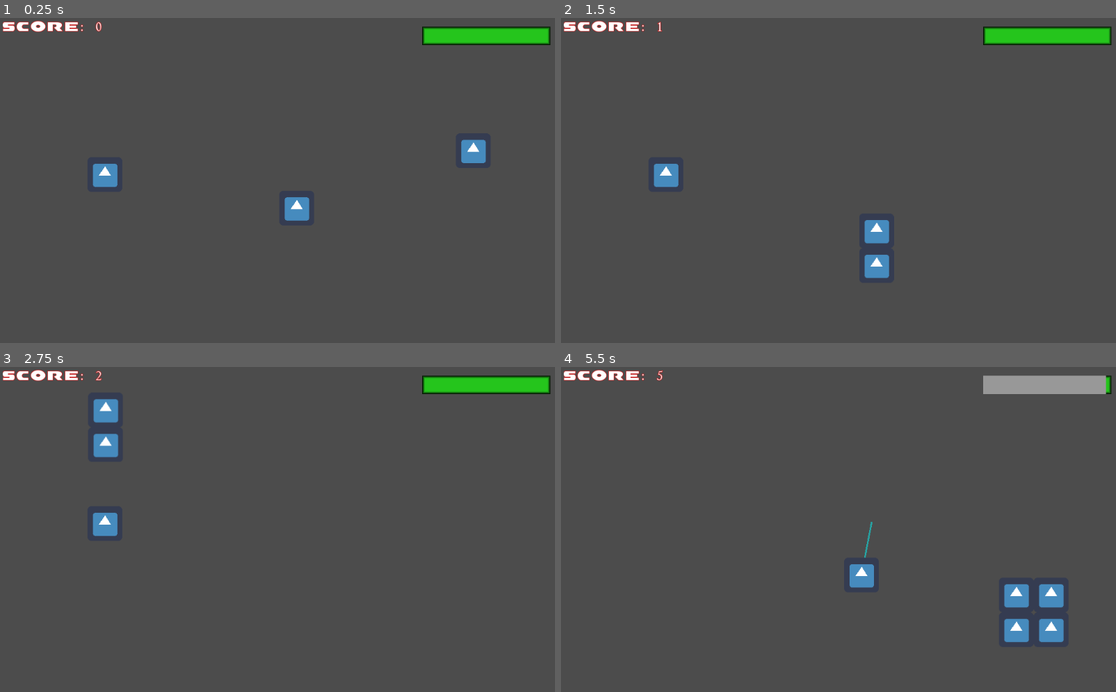
Above: before the commit, frames 1-4 (two rows, left to right).
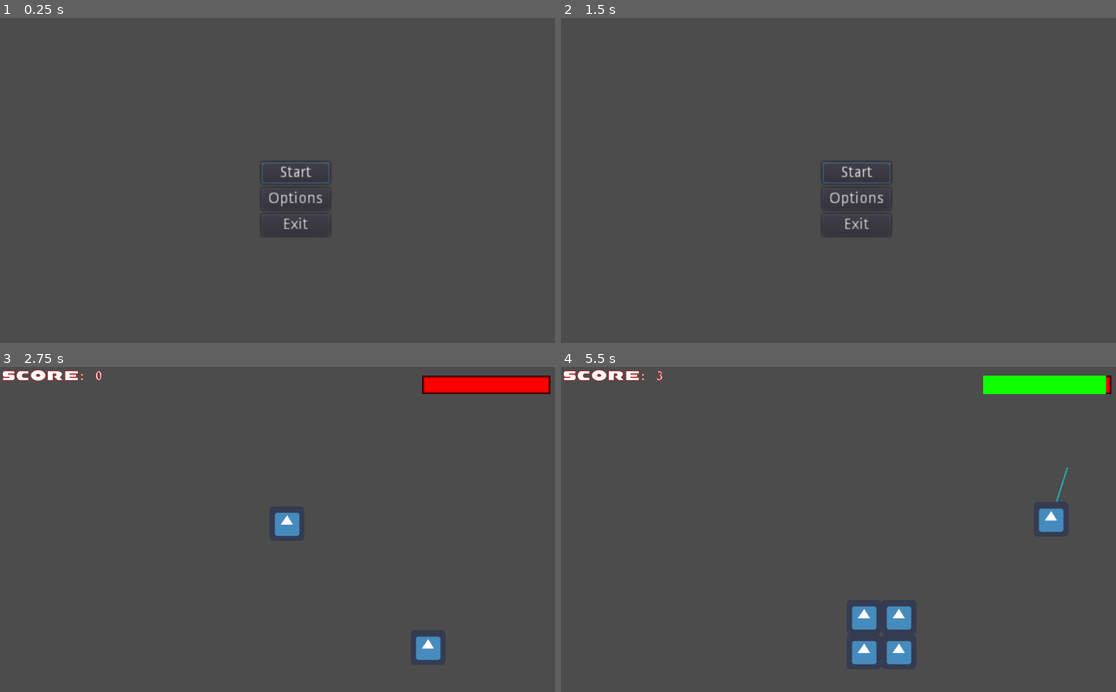
Above: after the commit, the same moments.

Repository: csweet22/FamilyFeud
Game: Godot game, scene res://Main_Menu.tscn
Two runs of this game, one before a commit and one after it. Both use one fixed random seed, a clock stepped at 60 frames per second and the inputs below. Before the commit the project starts from res://Main.tscn. The engine's default icon, where the game draws it, is replaced by a stand-in: a white triangle on a blue panel in a dark square.
Inputs (mouse positions are in pixels of both pictures, inside the frame that each line leads up to):
- Up to frame 1 (0.25 s): no input
- Up to frame 2 (1.5 s): click (855, 200) at 0.5 s, where only the run after the commit has a clickable "Options"; click (888, 245) at 1.25 s, where only the run after the commit has a clickable "Back"
- Up to frame 3 (2.75 s): click (294, 523) at 2 s, where only the run after the commit has a clickable "Start"
- Up to frame 4 (5.5 s): hold D (move_right) 2.78-3.53 s; hold Space (dash) 2.78-3.53 s; tap 1 at 3.05, 3.6 s; hold S (move_down) 3.53-4.28 s; tap 2 at 3.8 s; hold D (move_right) 4.28-5.03 s; hold 2 4.28-5.03 s; tap 3 at 4.55, 5.1 s; hold W (move_up) from 5.03 s (still down); tap 4 at 5.3 s

The runs differ from the first frame. In frame 1, 3.2% of the frame differs, in the area x 0-100%, y 0-68%; in frame 2, 3.2%; in frame 3, 2.9%; in frame 4, 4.7%, in the area x 17-100%, y 0-92%.

Commit message:
big change 1

Diff:
--- a/GameManager.tscn
+++ b/GameManager.tscn
@@ -10,9 +10,10 @@
 font_data = ExtResource( 2 )
 
 [sub_resource type="StyleBoxFlat" id=3]
+bg_color = Color( 0.0666667, 1, 0, 1 )
 
 [sub_resource type="StyleBoxFlat" id=4]
-bg_color = Color( 0.14902, 0.776471, 0.113725, 1 )
+bg_color = Color( 1, 0, 0, 1 )
 border_width_left = 5
 border_width_top = 5
 border_width_right = 5
--- a/GameOverScreen.gd
+++ b/GameOverScreen.gd
@@ -1,14 +1,14 @@
 extends CanvasLayer
-
 
 
 func _on_Restart_pressed() -> void:
 	get_tree().change_scene("res://Main.tscn")
 
-
 func _on_Quit_pressed() -> void:
 	get_tree().quit()
 
-
 func _process(delta):
 	$Score_Display.text = "SCORE: " + str(Singleton.score)
+
+func _on_Quit_ready():
+	$PanelContainer/MarginContainer/VBoxContainer/CenterContainer/VBoxContainer/Restart.grab_focus()
--- a/GameOverScreen.tscn
+++ b/GameOverScreen.tscn
@@ -75,6 +75,7 @@
 [node name="Restart" type="Button" parent="PanelContainer/MarginContainer/VBoxContainer/CenterContainer/VBoxContainer"]
 margin_right = 240.0
 margin_bottom = 42.0
+focus_neighbour_bottom = NodePath("../Quit")
 custom_fonts/font = SubResource( 3 )
 text = "  RESTART  "
 
@@ -82,6 +83,7 @@
 margin_top = 82.0
 margin_right = 240.0
 margin_bottom = 124.0
+focus_neighbour_top = NodePath("../Restart")
 custom_fonts/font = SubResource( 4 )
 text = "  QUIT  "
 
@@ -95,3 +97,4 @@
 
 [connection signal="pressed" from="PanelContainer/MarginContainer/VBoxContainer/CenterContainer/VBoxContainer/Restart" to="." method="_on_Restart_pressed"]
 [connection signal="pressed" from="PanelContainer/MarginContainer/VBoxContainer/CenterContainer/VBoxContainer/Quit" to="." method="_on_Quit_pressed"]
+[connection signal="ready" from="PanelContainer/MarginContainer/VBoxContainer/CenterContainer/VBoxContainer/Quit" to="." method="_on_Quit_ready"]
--- a/Main.tscn
+++ b/Main.tscn
@@ -5,23 +5,32 @@
 [ext_resource path="res://GameManager.tscn" type="PackedScene" id=3]
 
 [node name="Root" type="Node2D"]
+__meta__ = {
+"_edit_vertical_guides_": [  ]
+}
 
-[node name="KinematicBody2D" parent="." instance=ExtResource( 1 )]
-position = Vector2( 471, 276 )
-collision_mask = 6
-
-[node name="KinematicBody2D2" parent="." instance=ExtResource( 1 )]
-position = Vector2( 796, 170 )
+[node name="KinematicBody2D8" parent="." instance=ExtResource( 1 )]
+position = Vector2( 836, 472 )
 collision_mask = 6
 
 [node name="Player" parent="." instance=ExtResource( 2 )]
-position = Vector2( 193, 289 )
+position = Vector2( 528, 289 )
 
 [node name="StaticBody2D" type="StaticBody2D" parent="."]
 collision_layer = 2
 collision_mask = 0
 
 [node name="CollisionPolygon2D" type="CollisionPolygon2D" parent="StaticBody2D"]
-polygon = PoolVector2Array( 78, 576, 83, 22, 952, 31, 943, 576, 107, 576, 89, 646, 1073, 635, 1064, -160, -108, -153, -16, 623 )
+polygon = PoolVector2Array( 20, 569, 18, 16, 1005, 18, 1001, 581, 33, 583, -469, 934, 1574, 1044, 1505, -486, -514, -609, -555, 880 )
+
+[node name="CollisionPolygon2D2" type="CollisionPolygon2D" parent="StaticBody2D"]
+position = Vector2( 103, 67 )
+scale = Vector2( 0.620192, 0.77621 )
+polygon = PoolVector2Array( 320, 230, 316, 385, 348, 381, 350.576, 281.412, 355, 233 )
+
+[node name="CollisionPolygon2D3" type="CollisionPolygon2D" parent="StaticBody2D"]
+position = Vector2( 452, 70 )
+scale = Vector2( 0.8125, 0.784274 )
+polygon = PoolVector2Array( 320, 230, 317.861, 312.868, 316, 385, 348, 381, 355, 233 )
 
 [node name="GameManager" parent="." groups=["GameManager"] instance=ExtResource( 3 )]
--- a/Main_Menu.gd
+++ b/Main_Menu.gd
@@ -1,7 +1,7 @@
 extends Control
 
 func _ready():
-	pass # Replace with function body.
+	$VBoxContainer/StartButton.grab_focus()
 
 func _on_StartButton_pressed():
 	get_tree().change_scene("res://Main.tscn")
--- a/Main_Menu.tscn
+++ b/Main_Menu.tscn
@@ -21,18 +21,24 @@
 [node name="StartButton" type="Button" parent="VBoxContainer"]
 margin_right = 63.0
 margin_bottom = 20.0
+focus_neighbour_top = NodePath("../ExitButton")
+focus_neighbour_bottom = NodePath("../OptionButton")
 text = "Start"
 
 [node name="OptionButton" type="Button" parent="VBoxContainer"]
 margin_top = 24.0
 margin_right = 63.0
 margin_bottom = 44.0
+focus_neighbour_top = NodePath("../StartButton")
+focus_neighbour_bottom = NodePath("../ExitButton")
 text = "Options"
 
 [node name="ExitButton" type="Button" parent="VBoxContainer"]
 margin_top = 48.0
 margin_right = 63.0
 margin_bottom = 68.0
+focus_neighbour_top = NodePath("../OptionButton")
+focus_neighbour_bottom = NodePath("../StartButton")
 text = "Exit"
 
 [connection signal="pressed" from="VBoxContainer/StartButton" to="." method="_on_StartButton_pressed"]
--- a/Object.tscn
+++ b/Object.tscn
@@ -16,10 +16,10 @@
 extents = Vector2( 64, 64 )
 
 [sub_resource type="RectangleShape2D" id=5]
-extents = Vector2( 41, 42 )
+extents = Vector2( 34, 36 )
 
 [sub_resource type="RectangleShape2D" id=6]
-extents = Vector2( 41, 42 )
+extents = Vector2( 36, 39 )
 
 [node name="Object" type="KinematicBody2D"]
 collision_layer = 4
@@ -98,7 +98,13 @@
 shape = SubResource( 6 )
 
 [node name="Quad" type="CollisionPolygon2D" parent="SplitBox"]
-polygon = PoolVector2Array( -33, -72, 28, -72, 28, -26, 74, -27, 73, 36, 32, 35, 34, 71, -32, 72, -30, 37, -74, 39, -74, -30, -34, -30 )
+polygon = PoolVector2Array( -33, -68, 29, -68, 30, -26, 67, -26, 68, 23, 32, 23, 33, 66, -32, 67, -31, 24, -69, 24, -69, -29, -32, -27 )
 disabled = true
 
+[node name="DivideTimer" type="Timer" parent="."]
+one_shot = true
+autostart = true
+
+[connection signal="body_entered" from="SplitBox" to="." method="_on_SplitBox_body_entered"]
 [connection signal="body_exited" from="SplitBox" to="." method="_on_SplitBox_body_exited"]
+[connection signal="timeout" from="DivideTimer" to="." method="_on_DivideTimer_timeout"]
--- a/ObjectBehaviour.gd
+++ b/ObjectBehaviour.gd
@@ -2,8 +2,10 @@
 
 var object = load("res://Object.tscn")
 
-var dir = Vector2(1,1)
-var speed = 300
+onready var timer := $DivideTimer
+
+var dir = get_random_vector()
+var speed = 100
 var velocity = speed * dir
 
 var flag = 1
@@ -14,6 +16,7 @@
 var is_doubleh = false
 var is_quad = false
 
+var can_combine = false
 
 signal object_became_quad
 signal quad_was_broken
@@ -46,22 +49,21 @@
 		set_quad()
 
 func _physics_process(delta):
+	print(can_combine)
 	var collision: KinematicCollision2D = move_and_collide(velocity * delta)
 
 	if collision:
-#		print(collision.collider.get_collision_layer())
 		if (collision.collider.get_collision_layer() == 2):
 			velocity = velocity.bounce(collision.normal)
 		else:
-			if can_combine(self, collision.collider):
+			if can_combine and can_combine(self, collision.collider):
 				combine(collision.collider, collision)
 			else:
 				velocity = velocity.bounce(collision.normal)
-		# else hit the player
 
 func can_combine(obj1, obj2):
 	if not obj2.is_in_group("Player"):
-		if obj1.flag == obj2.flag:
+		if obj1.flag == obj2.flag and obj1.flag != 4:
 			return true
 		else:
 			return false
@@ -71,7 +73,6 @@
 func combine(obj2, collision: KinematicCollision2D):
 	if (id > obj2.id):
 		if flag == 1:
-			pass
 			if abs((collision.position - position).x) > abs((collision.position - position).y):
 				call_deferred("set_double_h")
 			else:
@@ -82,44 +83,46 @@
 
 func split(body):
 
+
+	var obj = object.instance()
 	if is_doubleh:
 		if abs(body.velocity.y) > abs(body.velocity.x * 2):
+			timer.start()
+			can_combine = false
 			call_deferred("set_single")
-			var obj = object.instance()
-			obj.position = position + Vector2(10,0)
-			obj.velocity = obj.speed * get_random_vector()
+			obj.position = position + Vector2(0,80)
 			obj.call_deferred("set_single")
-			get_parent().add_child(obj)
 			emit_signal("double_was_broken")
-			print("horz to sing")
+			get_parent().call_deferred("add_child", obj)
 	elif is_doublev:
 		if abs(body.velocity.x) > abs(body.velocity.y * 2):
+			timer.start()
+			can_combine = false
 			call_deferred("set_single")
-			var obj = object.instance()
-			obj.position = position + Vector2(0,10)
-			obj.velocity = -1 * velocity
+			obj.position = position + Vector2(80,0)
 			obj.call_deferred("set_single")
-			get_parent().add_child(obj)
 			emit_signal("double_was_broken")
-			print("vert to sing")
+			get_parent().call_deferred("add_child", obj)
 	elif is_quad:
+		timer.start()
+		can_combine = false
 		if abs(body.velocity.x) > abs(body.velocity.y):
 			call_deferred("set_double_h")
-			var obj = object.instance()
-			obj.position = position + Vector2(0,10)
-			obj.velocity = -1 * velocity
+			obj.position = position + Vector2(0,80)
 			obj.call_deferred("set_double_h")
-			get_parent().add_child(obj)
-			print("quad to vert")
 		else:
 			call_deferred("set_double_v")
-			var obj = object.instance()
-			obj.position = position + Vector2(10,0)
-			obj.velocity = -1 * velocity
+			obj.position = position + Vector2(80,0)
 			obj.call_deferred("set_double_v")
-			get_parent().add_child(obj)
-			print("quad to horz")
 		emit_signal("quad_was_broken")
+		get_parent().call_deferred("add_child", obj)
+
+	obj.velocity = -1 * velocity
+	if (velocity.dot(obj.velocity) < 0):
+		var temp = obj.velocity
+		obj.velocity = velocity
+		velocity = temp
+
 
 func get_random_vector():
 	var angle = rand_range(PI/(3*2), PI/3)
@@ -137,10 +140,6 @@
 		y_negation = -1
 
 	return Vector2(cos(angle) * x_negation, sin(angle) * y_negation).normalized()
-
-func _on_SplitBox_body_exited(body):
-	if body.dashing:
-		split(body)
 
 
 func set_single_sprite(_tex):
@@ -170,25 +169,25 @@
 	$Quad/QuadSprite3.visible = false
 	$Quad/QuadSprite4.visible = false
 
-	$SingleCollider.disabled = true
-	$DoubleHCollider.disabled = true
-	$DoubleVCollider.disabled = true
-	$QuadCollider.disabled = true
+	$SingleCollider.set_deferred("disabled", true)
+	$DoubleHCollider.set_deferred("disabled", true)
+	$DoubleVCollider.set_deferred("disabled", true)
+	$QuadCollider.set_deferred("disabled", true)
 
 	is_single = false
 	is_doublev = false
 	is_doubleh = false
 	is_quad = false
 
-	$SplitBox/DoubleH.disabled = true
-	$SplitBox/DoubleV.disabled = true
-	$SplitBox/Quad.disabled = true
+	$SplitBox/DoubleH.set_deferred("disabled", true)
+	$SplitBox/DoubleV.set_deferred("disabled", true)
+	$SplitBox/Quad.set_deferred("disabled", true)
 
 func set_single():
 	all_off()
 	flag = 1
 	$Single/SingleSprite.visible = true
-	$SingleCollider.disabled = false
+	$SingleCollider.set_deferred("disabled", false)
 	is_single = true
 
 func set_double_h():
@@ -196,18 +195,18 @@
 	flag = 2
 	$DoubleH/DoubleHSprite1.visible = true
 	$DoubleH/DoubleHSprite2.visible = true
-	$DoubleHCollider.disabled = false
+	$DoubleHCollider.set_deferred("disabled", false)
 	is_doubleh = true
-	$SplitBox/DoubleH.disabled = false
+	$SplitBox/DoubleH.set_deferred("disabled", false)
 
 func set_double_v():
 	all_off()
 	flag = 2
 	$DoubleV/DoubleVSprite1.visible = true
 	$DoubleV/DoubleVSprite2.visible = true
-	$DoubleVCollider.disabled = false
+	$DoubleVCollider.set_deferred("disabled", false)
 	is_doublev = true
-	$SplitBox/DoubleV.disabled = false
+	$SplitBox/DoubleV.set_deferred("disabled", false)
 
 func set_quad():
 	all_off()
@@ -217,6 +216,21 @@
 	$Quad/QuadSprite2.visible = true
 	$Quad/QuadSprite3.visible = true
 	$Quad/QuadSprite4.visible = true
-	$QuadCollider.disabled = false
+	$QuadCollider.set_deferred("disabled", false)
 	is_quad = true
-	$SplitBox/Quad.disabled = false
+	$SplitBox/Quad.set_deferred("disabled", false)
+
+
+
+func _on_SplitBox_body_entered(body):
+	if body.dashing:
+		split(body)
+
+
+func _on_DivideTimer_timeout():
+	can_combine = true
+
+
+func _on_SplitBox_body_exited(body):
+	if body.dashing:
+		split(body)
--- a/Option_Menu.gd
+++ b/Option_Menu.gd
@@ -1,7 +1,7 @@
 extends Control
 
 func _ready():
-	pass # Replace with function body.
+	$VBoxContainer/Back.grab_focus()
 
 
 func _on_Back_pressed():
--- a/Option_Menu.tscn
+++ b/Option_Menu.tscn
@@ -21,18 +21,24 @@
 [node name="CheckButton" type="CheckButton" parent="VBoxContainer"]
 margin_right = 188.0
 margin_bottom = 40.0
+focus_neighbour_top = NodePath("../Back")
+focus_neighbour_bottom = NodePath("../CheckBox")
 text = "Enable -OPTION-"
 
 [node name="CheckBox" type="CheckBox" parent="VBoxContainer"]
 margin_top = 44.0
 margin_right = 188.0
 margin_bottom = 68.0
+focus_neighbour_top = NodePath("../CheckButton")
+focus_neighbour_bottom = NodePath("../Back")
 text = "-INSERT HERE-"
 
 [node name="Back" type="Button" parent="VBoxContainer"]
 margin_top = 72.0
 margin_right = 188.0
 margin_bottom = 92.0
+focus_neighbour_top = NodePath("../CheckBox")
+focus_neighbour_bottom = NodePath("../CheckButton")
 text = "Back"
 
 [connection signal="pressed" from="VBoxContainer/Back" to="." method="_on_Back_pressed"]
--- a/Player.gd
+++ b/Player.gd
@@ -24,7 +24,7 @@
 
 func _process(delta):
 	update()
-	if Input.is_action_just_pressed("dash"):
+	if Input.is_action_just_released("dash"):
 		try_dash()
 	set_input_vec()
 	set_input_dir()
@@ -37,7 +37,7 @@
 		dash()
 
 func dash():
-	intended_speed = 2000
+	intended_speed = 3000
 	dashing = true
 	can_dash = false
 	set_collision_mask_bit(2, false)
@@ -59,18 +59,20 @@
 		var y_input = Input.get_axis("move_up", "move_down")
 
 		if abs(x_input) > 0.0:
-			dir.x = x_input
+			dir.x = lerp(dir.x, x_input, 0.4)
 
 		if abs(y_input) > 0.0:
-			dir.y = y_input
+			dir.y = lerp(dir.y, y_input, 0.4)
 
 		dir = dir.normalized()
 
 func _physics_process(delta):
 	if dashing:
-		velocity = dir.normalized() * lerp(speed, intended_speed, 0.8)
+		velocity = dir.normalized() * lerp(speed, intended_speed, 0.4)
+	elif not Input.is_action_pressed("dash"):
+		velocity = input_vec.normalized() * input_vec.length() * lerp(speed, intended_speed, 0.4)
 	else:
-		velocity = input_vec.normalized() * input_vec.length() * lerp(speed, intended_speed, 0.7)
+		velocity = Vector2.ZERO
 
 	move_and_slide(velocity)
 
--- a/Player.tscn
+++ b/Player.tscn
@@ -3,8 +3,8 @@
 [ext_resource path="res://Player.gd" type="Script" id=1]
 [ext_resource path="res://icon.png" type="Texture" id=2]
 
-[sub_resource type="RectangleShape2D" id=1]
-extents = Vector2( 32, 32 )
+[sub_resource type="CircleShape2D" id=1]
+radius = 32.0
 
 [node name="Player" type="KinematicBody2D" groups=["Player"]]
 collision_layer = 8
--- a/project.godot
+++ b/project.godot
@@ -11,12 +11,11 @@
 [application]
 
 config/name="FamilyFeud"
-run/main_scene="res://Main.tscn"
+run/main_scene="res://Main_Menu.tscn"
 config/icon="res://icon.png"
 
 [autoload]
 
-Global="*res://Global.gd"
 Singleton="*res://Singleton.gd"
 
 [gui]
@@ -25,6 +24,34 @@
 
 [input]
 
+ui_left={
+"deadzone": 0.5,
+"events": [ Object(InputEventKey,"resource_local_to_scene":false,"resource_name":"","device":0,"alt":false,"shift":false,"control":false,"meta":false,"command":false,"pressed":false,"scancode":16777231,"physical_scancode":0,"unicode":0,"echo":false,"script":null)
+, Object(InputEventJoypadButton,"resource_local_to_scene":false,"resource_name":"","device":0,"button_index":14,"pressure":0.0,"pressed":false,"script":null)
+, Object(InputEventJoypadMotion,"resource_local_to_scene":false,"resource_name":"","device":0,"axis":0,"axis_value":-1.0,"script":null)
+ ]
+}
+ui_right={
+"deadzone": 0.5,
+"events": [ Object(InputEventKey,"resource_local_to_scene":false,"resource_name":"","device":0,"alt":false,"shift":false,"control":false,"meta":false,"command":false,"pressed":false,"scancode":16777233,"physical_scancode":0,"unicode":0,"echo":false,"script":null)
+, Object(InputEventJoypadButton,"resource_local_to_scene":false,"resource_name":"","device":0,"button_index":15,"pressure":0.0,"pressed":false,"script":null)
+, Object(InputEventJoypadMotion,"resource_local_to_scene":false,"resource_name":"","device":0,"axis":0,"axis_value":1.0,"script":null)
+ ]
+}
+ui_up={
+"deadzone": 0.5,
+"events": [ Object(InputEventKey,"resource_local_to_scene":false,"resource_name":"","device":0,"alt":false,"shift":false,"control":false,"meta":false,"command":false,"pressed":false,"scancode":16777232,"physical_scancode":0,"unicode":0,"echo":false,"script":null)
+, Object(InputEventJoypadButton,"resource_local_to_scene":false,"resource_name":"","device":0,"button_index":12,"pressure":0.0,"pressed":false,"script":null)
+, Object(InputEventJoypadMotion,"resource_local_to_scene":false,"resource_name":"","device":0,"axis":1,"axis_value":-1.0,"script":null)
+ ]
+}
+ui_down={
+"deadzone": 0.5,
+"events": [ Object(InputEventKey,"resource_local_to_scene":false,"resource_name":"","device":0,"alt":false,"shift":false,"control":false,"meta":false,"command":false,"pressed":false,"scancode":16777234,"physical_scancode":0,"unicode":0,"echo":false,"script":null)
+, Object(InputEventJoypadButton,"resource_local_to_scene":false,"resource_name":"","device":0,"button_index":13,"pressure":0.0,"pressed":false,"script":null)
+, Object(InputEventJoypadMotion,"resource_local_to_scene":false,"resource_name":"","device":0,"axis":1,"axis_value":1.0,"script":null)
+ ]
+}
 move_right={
 "deadzone": 0.2,
 "events": [ Object(InputEventKey,"resource_local_to_scene":false,"resource_name":"","device":0,"alt":false,"shift":false,"control":false,"meta":false,"command":false,"pressed":false,"scancode":68,"physical_scancode":0,"unicode":0,"echo":false,"script":null)
